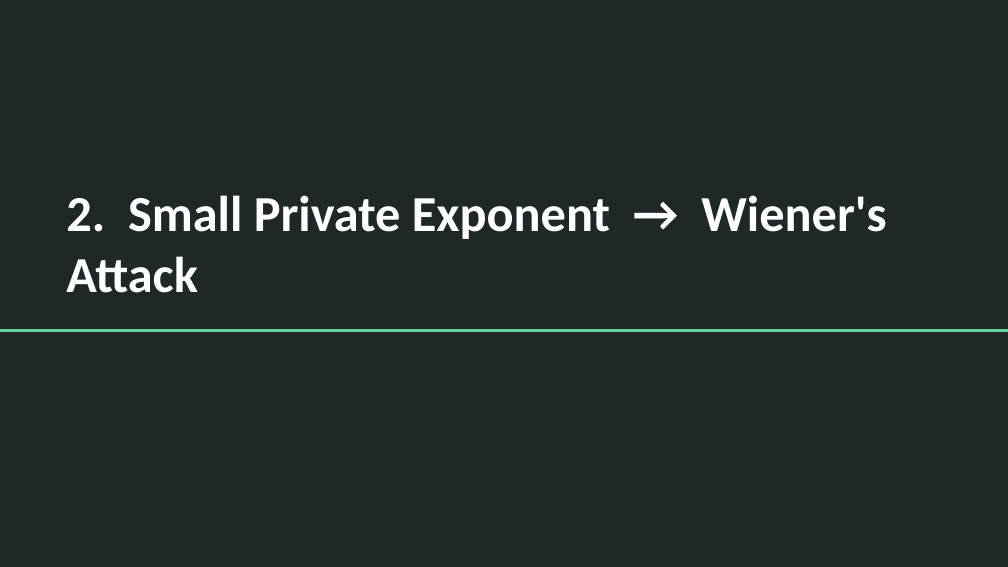
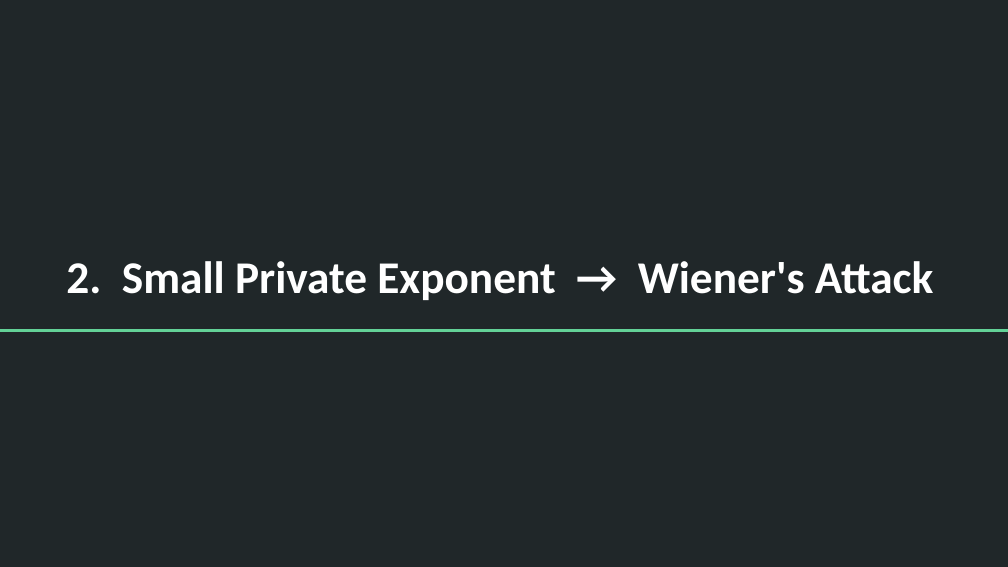
Before and after one commit to nalydch00/SC4010, a slide deck: slide 7 of Weak_RSA_Presentation.pptx. Drawn at 1008x567 pixels with LibreOffice and Linux fonts; fonts in the diff are those of the drawing. Boxes give left, top, right and bottom in pixels: in the first picture for what was removed or moved away, otherwise in the second. Text is boxed around its words. In the diff, an @@ line names an element or a change of style, - is before the commit and + after.

```diff
--- a/Weak_RSA_Presentation.pptx
+++ b/Weak_RSA_Presentation.pptx
@@ title "2. Small Private Exponent → ..." at box(66, 261, 933, 300): size 36 to 32.4 pt @@
```
Also in this commit, not shown: 11 other slides changed, 2 slides added, 1 slide removed, 1 other file.
